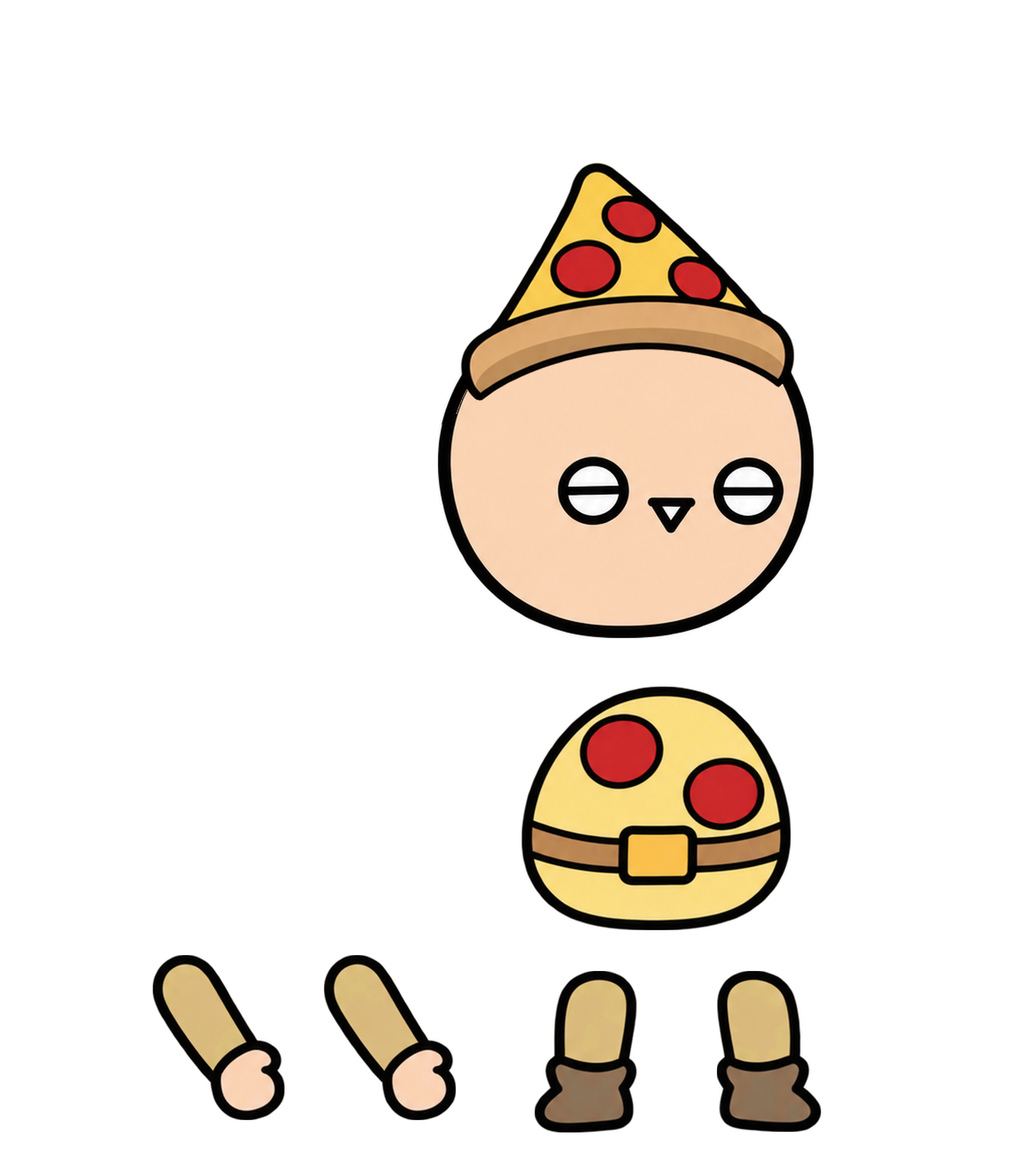
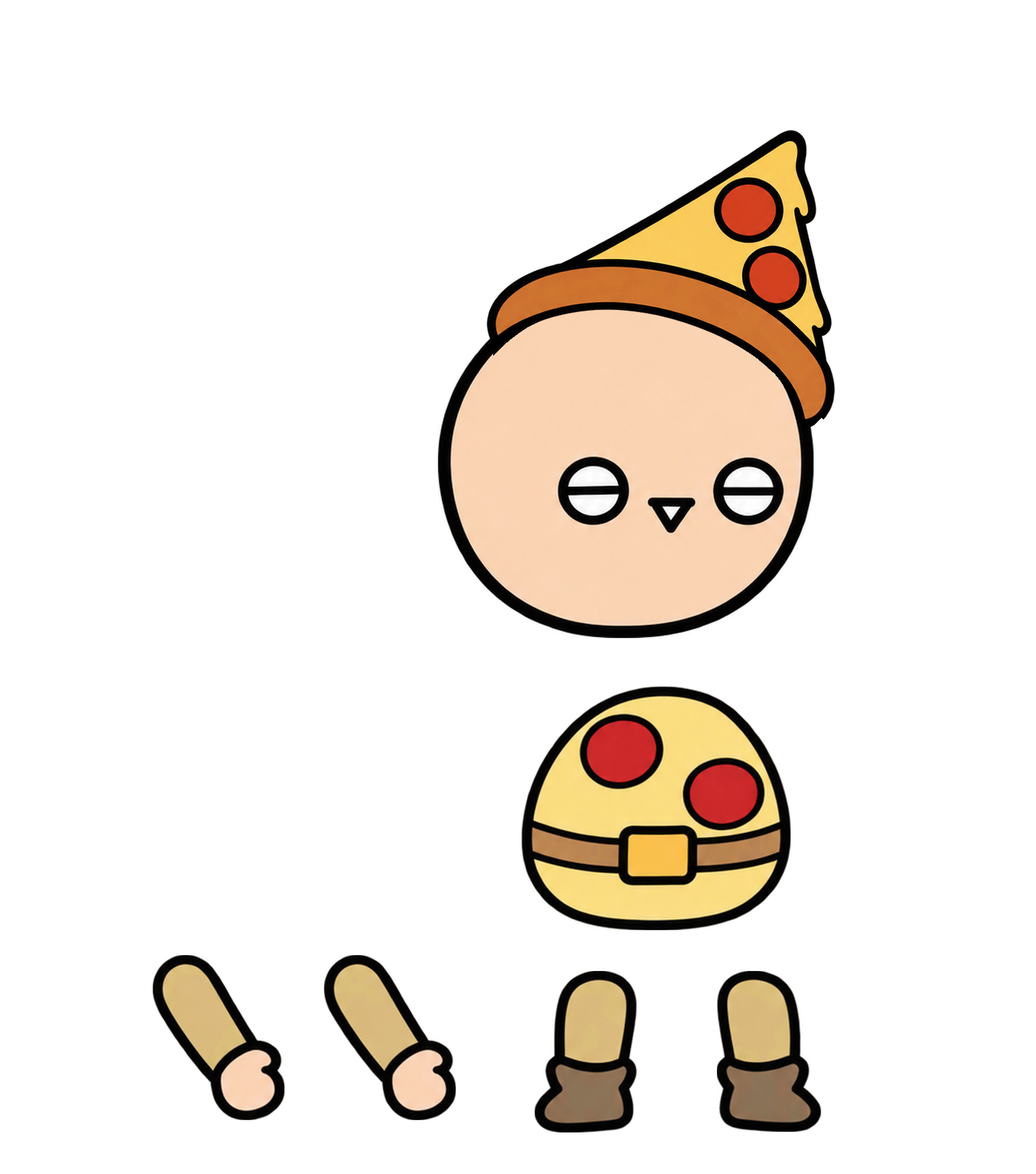
Comparing the layer stacks of the two 1036×1174 images. Changes:
painted on "머리" over 439, 129, 836, 429
